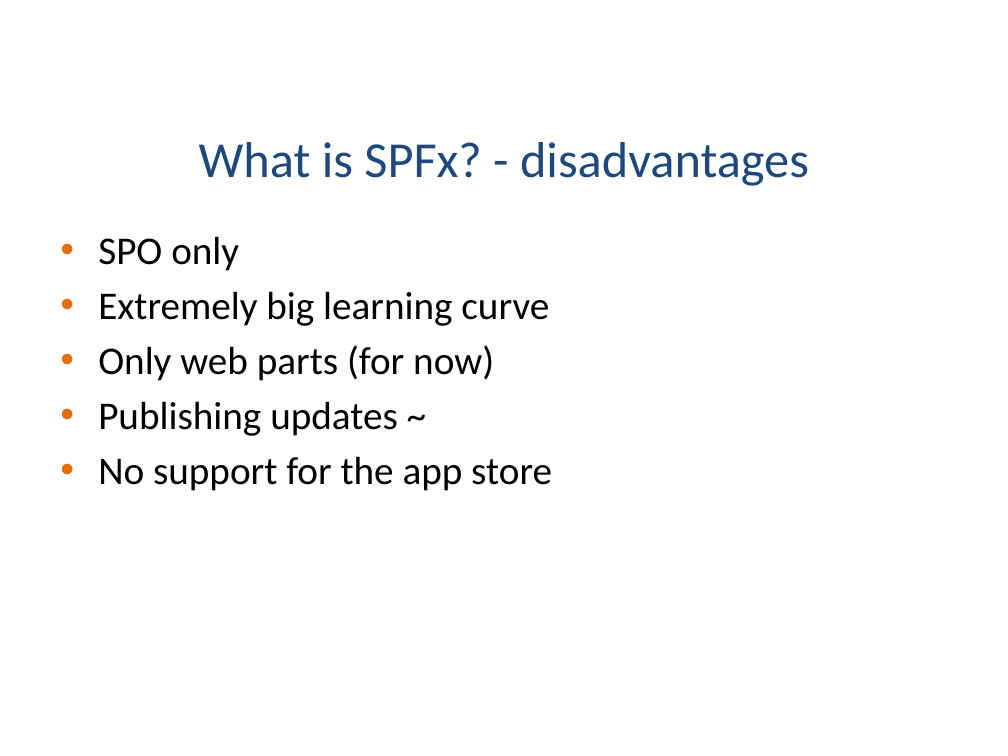
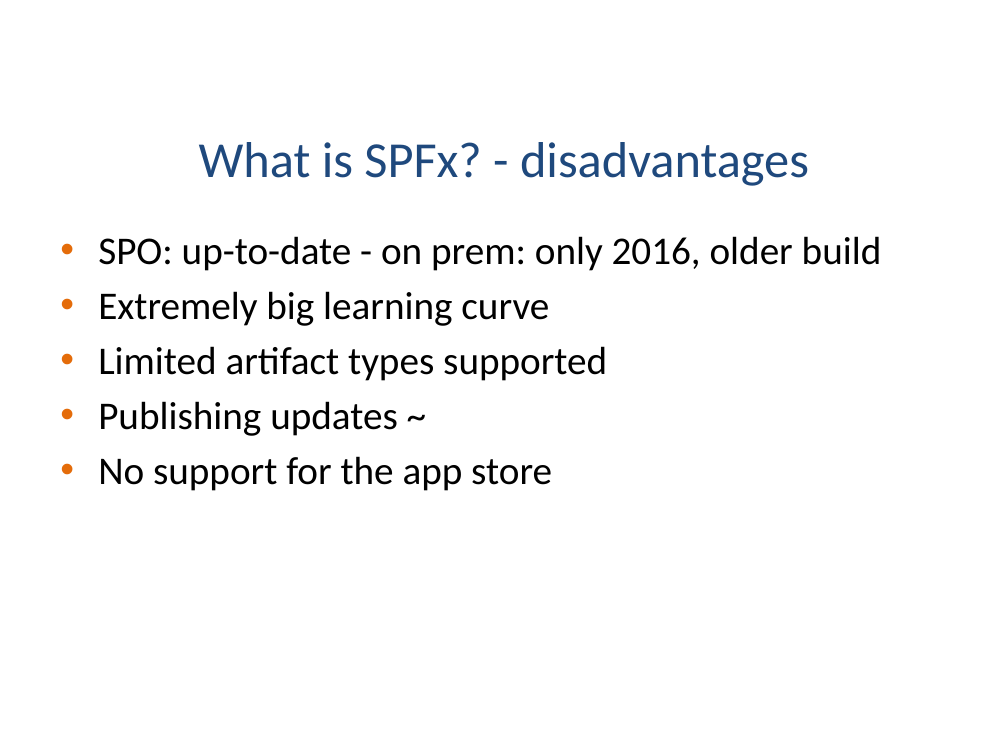
Before and after one commit to KWizCom/SPFxDemo, a slide deck: slide 12 of SPFx ISV Insight.pptx. Drawn at 1008x756 pixels with LibreOffice and Linux fonts; fonts in the diff are those of the drawing; background and template pictures are left out. Boxes give left, top, right and bottom in pixels: in the first picture for what was removed or moved away, otherwise in the second. Text is boxed around its words. In the diff, an @@ line names an element or a change of style, - is before the commit and + after.

```diff
--- a/SPFx ISV Insight.pptx
+++ b/SPFx ISV Insight.pptx
@@ text at box(98, 236, 882, 271): text changed @@
-• SPO only
+• SPO: up-to-date - on prem: only 2016, older build
@@ text at box(98, 346, 607, 381): text changed @@
-• Only web parts (for now)
+• Limited artifact types supported
```
Also in this commit, not shown: 11 other slides changed.
